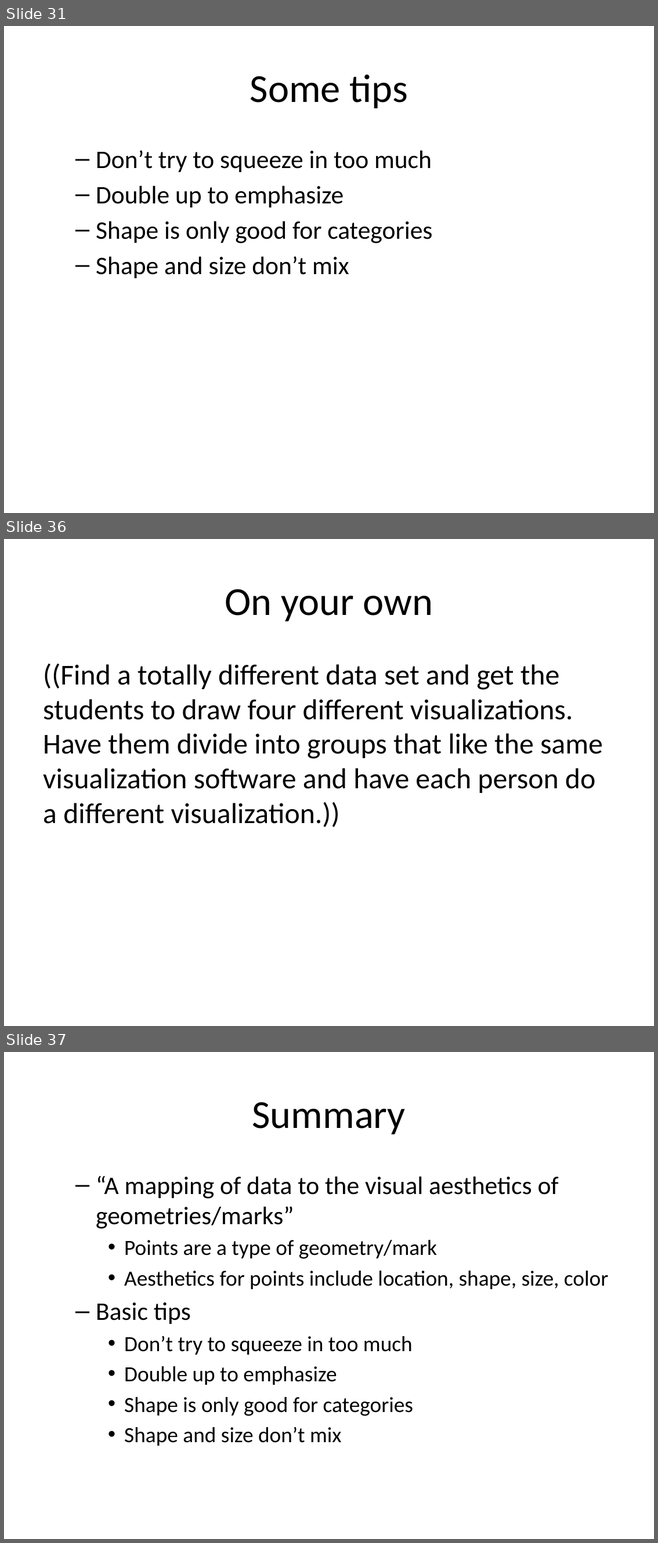
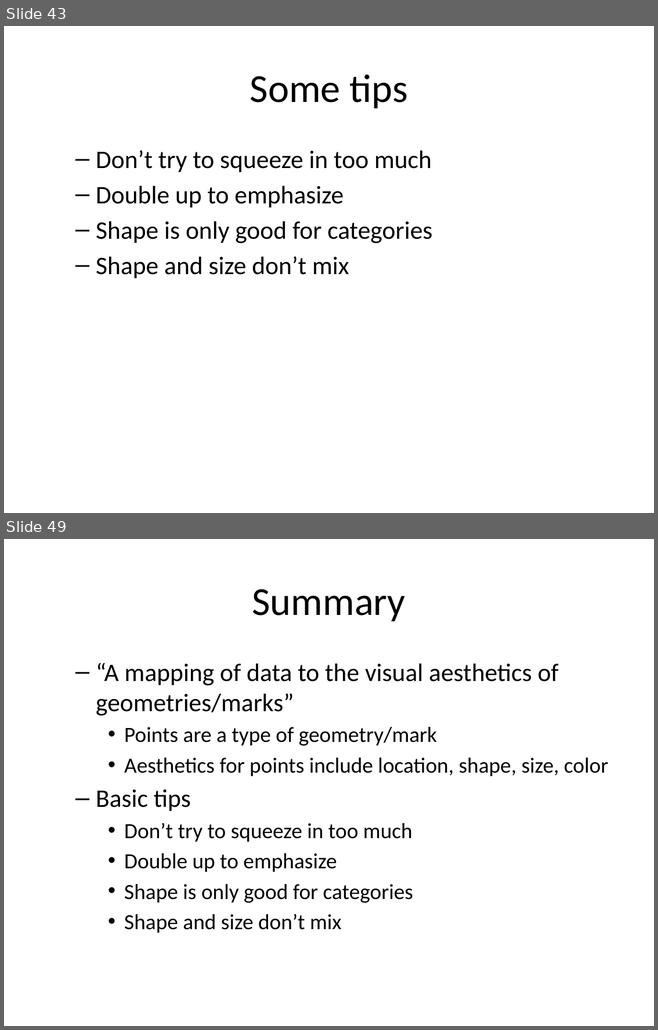
Before and after one commit to pmean/data-visualization, a slide deck: data-viz-01/src/v01-main-scatterplots.pptx. Shown one above the other, each under a label of ours: slides 31, 36 and 37 before the commit, slides 43 and 49 after it; the slides between them are not shown. The pictures are 658x1543 and 658x1030 pixels, drawn with LibreOffice and Linux fonts; fonts in the diff are those of the drawing. Boxes give left, top, right and bottom in pixels: in the first picture for what was removed or moved away, otherwise in the second. Text is boxed around its words. In the diff, an @@ line names an element or a change of style, - is before the commit and + after.

```diff
--- a/data-viz-01/src/v01-main-scatterplots.pptx
+++ b/data-viz-01/src/v01-main-scatterplots.pptx
@@ slide 36 removed at <box>4,539,654,1026</box>, background #FFFFFF @@
@@ title removed at <box>224,589,433,621</box> @@
-On your own
@@ text removed at <box>43,663,603,827</box> @@
-((Find a totally different data set and get the students to draw four different visualizations. Have them divide into groups that like the same visualization software and have each person do a different visualization.))
@@ what was slide 31 is now slide 43 @@
@@ what was slide 37 is now slide 49 @@
```
Also in this commit, not shown: 6 slides changed, 17 slides added, 4 other slides removed, 47 other files.
